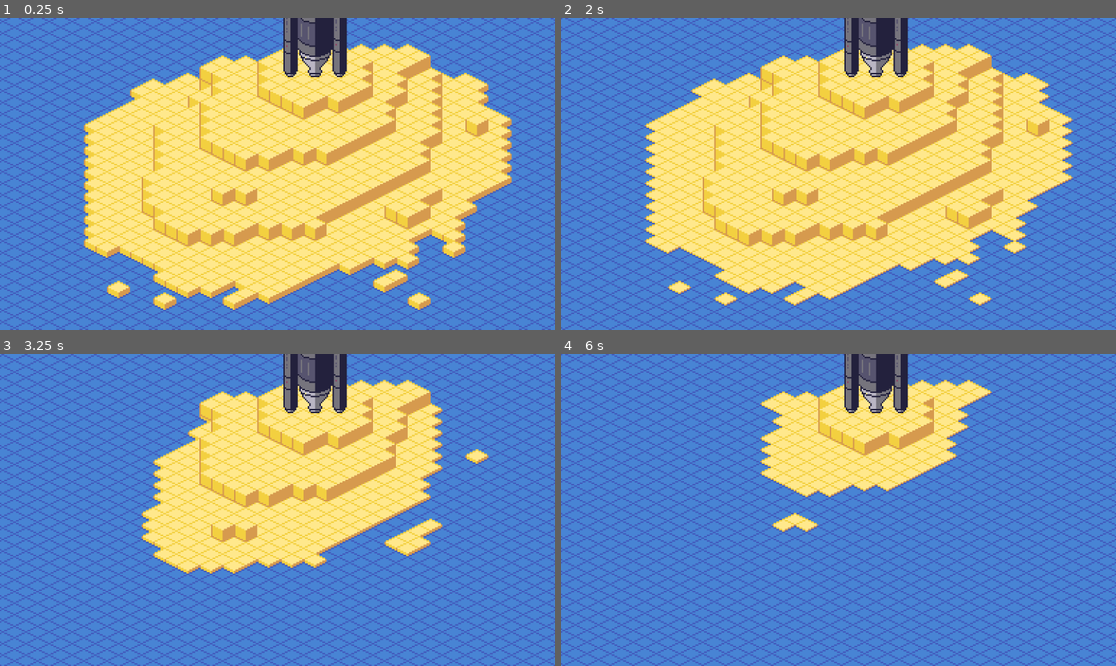
Above: before the commit, frames 1-4 (two rows, left to right).
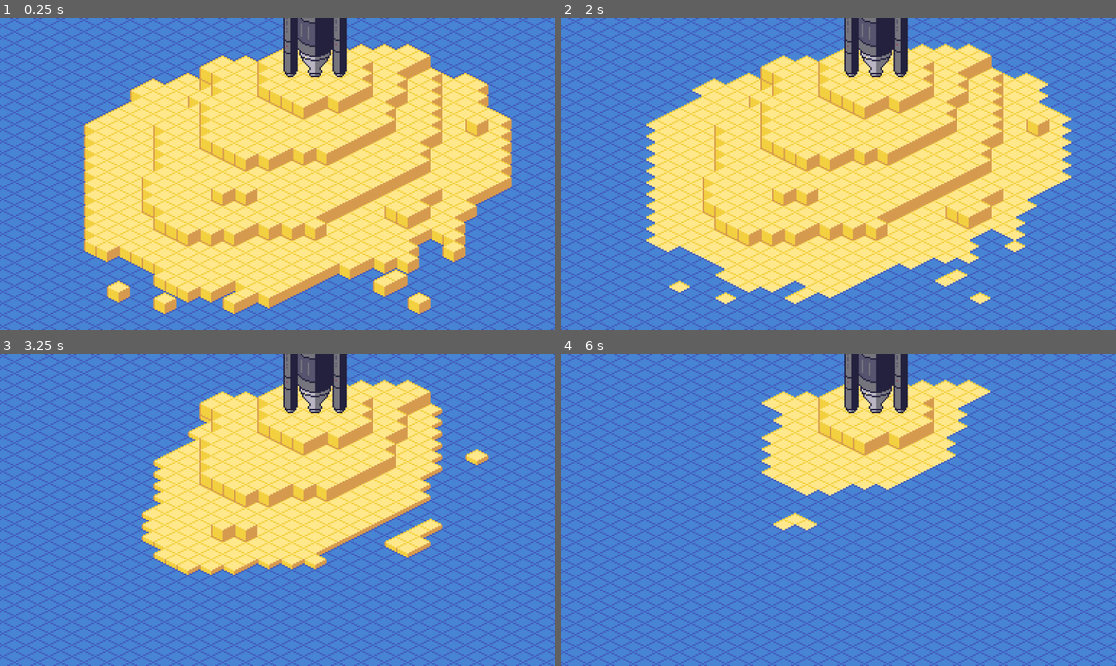
Above: after the commit, the same moments.

Repository: paul-maxime/rocket-of-sand
Game: Godot game, scene res://scenes/Island.tscn
The game is run twice, just before and just after one commit, with the same random seed, the same clock (stepped at 60 frames per second) and the same inputs.
Inputs:
- Up to frame 1 (0.25 s): no input
- Up to frame 2 (2 s): no input
- Up to frame 3 (3.25 s): no input
- Up to frame 4 (6 s): no input

The runs differ from the first frame. In frame 1, 20% of the frame differs, in the area x 0-100%, y 0-100%; in frame 2, 18%; in frame 3, 26%; in frame 4, 30%.

Commit message:
Fix water offset

Diff:
--- a/scripts/Water.gd
+++ b/scripts/Water.gd
@@ -2,7 +2,7 @@
 
 var water_level = -1
 var grid = Vector2i(50, 100)
-var offset_max = 4
+var offset_max = 8
 var current_offset = 0
 
 # Called when the node enters the scene tree for the first time.
@@ -15,7 +15,7 @@
 	if (new_offset != current_offset):
 		current_offset = new_offset
 		var tile = tile_set.get_source(1).get_tile_data(Vector2i(1, 0), 0)
-		tile.set_texture_origin(Vector2i(0, current_offset))
+		tile.set_texture_origin(Vector2i(0, current_offset - 3))
 
 func increase_water_level():
 	if (water_level + 1 >= get_layers_count()):
Not shown: 1 places in scenes/Island.tscn that only renumber resources
